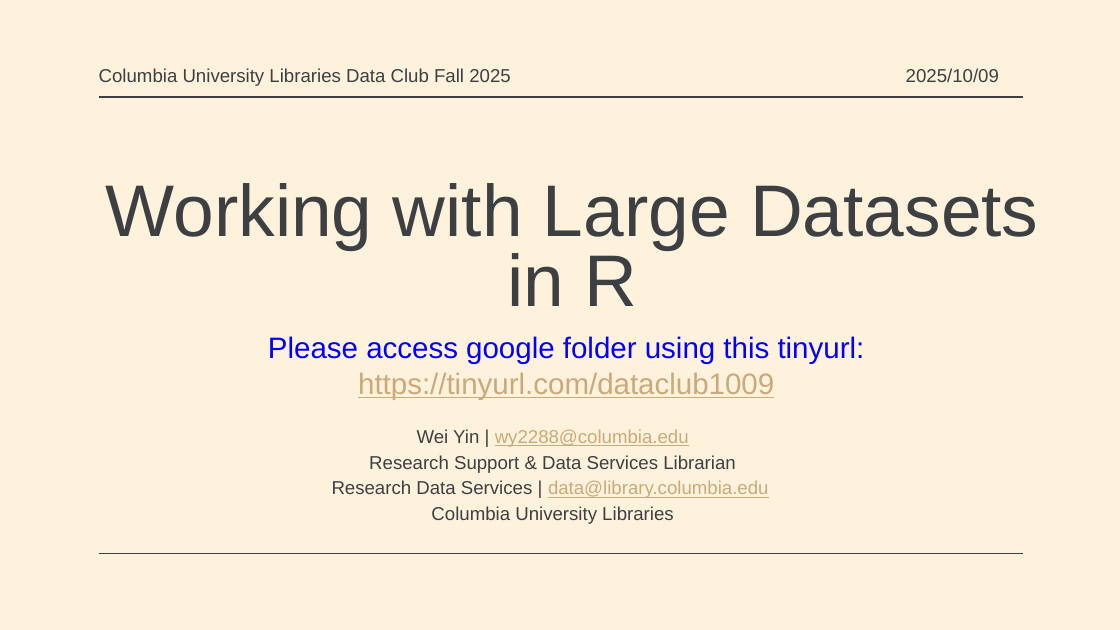
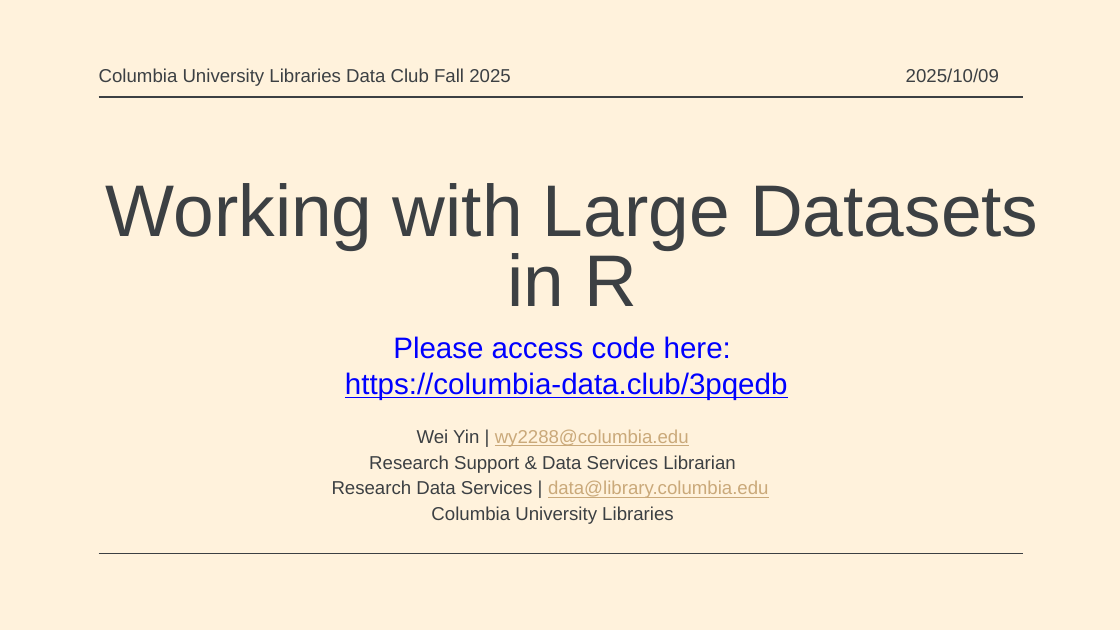
Before and after one commit to columbia-data-club/meetings, a slide deck: slide 1 of 2025/october_9_working_with_large_datasets/Working with Large Datasets in R.pptx. Drawn at 1120x630 pixels with LibreOffice and Linux fonts; fonts in the diff are those of the drawing; background and template pictures are left out. Boxes give left, top, right and bottom in pixels: in the first picture for what was removed or moved away, otherwise in the second. Text is boxed around its words. In the diff, an @@ line names an element or a change of style, - is before the commit and + after.

```diff
--- a/2025/october_9_working_with_large_datasets/Working with Large Datasets in R.pptx
+++ b/2025/october_9_working_with_large_datasets/Working with Large Datasets in R.pptx
@@ text at [345,336,787,400]: text changed @@
-Please access google folder using this tinyurl:
-https://tinyurl.com/dataclub1009
+Please access code here:
+https://columbia-data.club/3pqedb
```
Also in this commit, not shown: 1 other slide changed, 1 other file.
